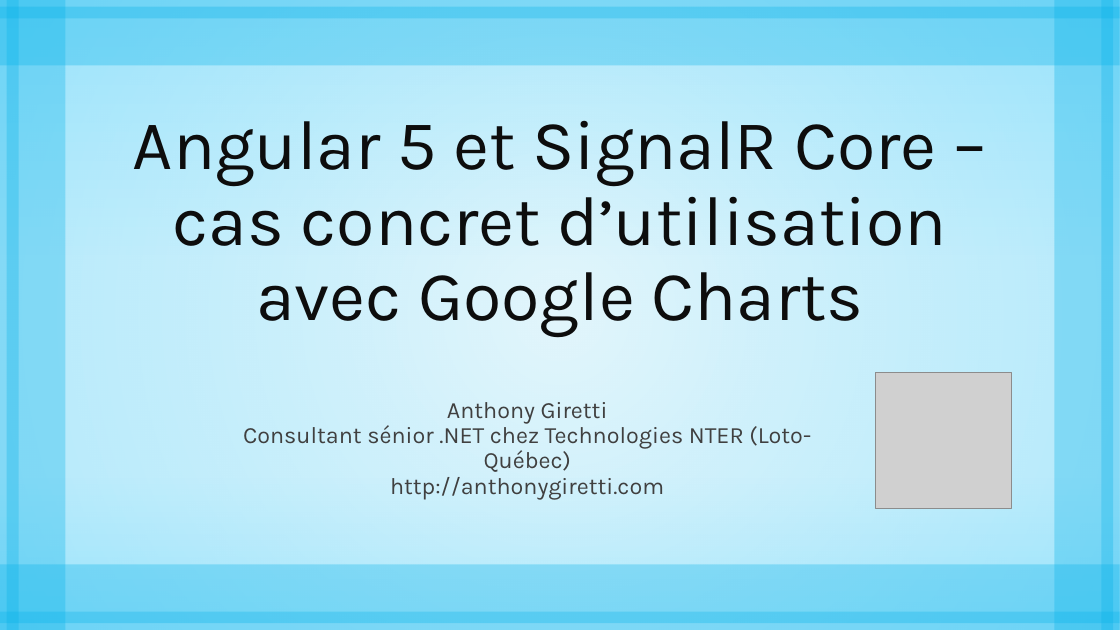
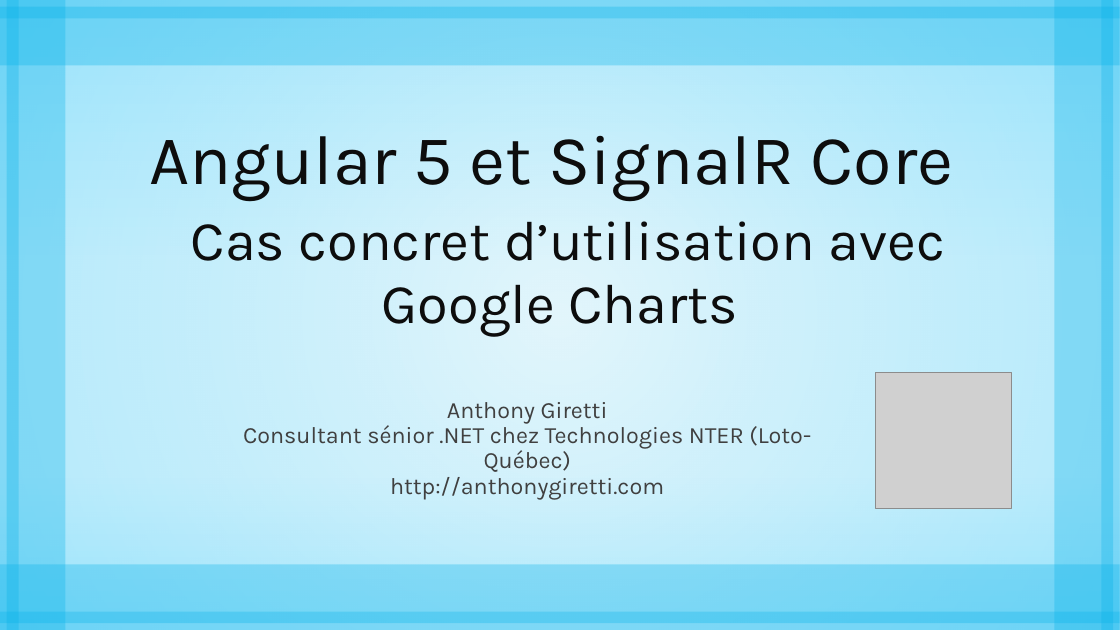
Before and after one commit to AnthonyGiretti/Angular5-RealTime-gauges-with-SignalR-Core-EFCore2, a slide deck: slide 1 of BackEnd/Angular 5 et SignalR.pptx. Drawn at 1120x630 pixels with LibreOffice and Linux fonts; fonts in the diff are those of the drawing; grey boxes stand for pictures. Boxes give left, top, right and bottom in pixels: in the first picture for what was removed or moved away, otherwise in the second. Text is boxed around its words. In the diff, an @@ line names an element or a change of style, - is before the commit and + after.

Commit message:
update powerpoint

```diff
--- a/BackEnd/Angular 5 et SignalR.pptx
+++ b/BackEnd/Angular 5 et SignalR.pptx
@@ title at <box>149,135,953,337</box>: text changed; size 60 to 48 pt @@
-Angular 5 et SignalR Core – cas concret d’utilisation avec Google Charts
+Angular 5 et SignalR Core
+Cas concret d’utilisation avec Google Charts
```
